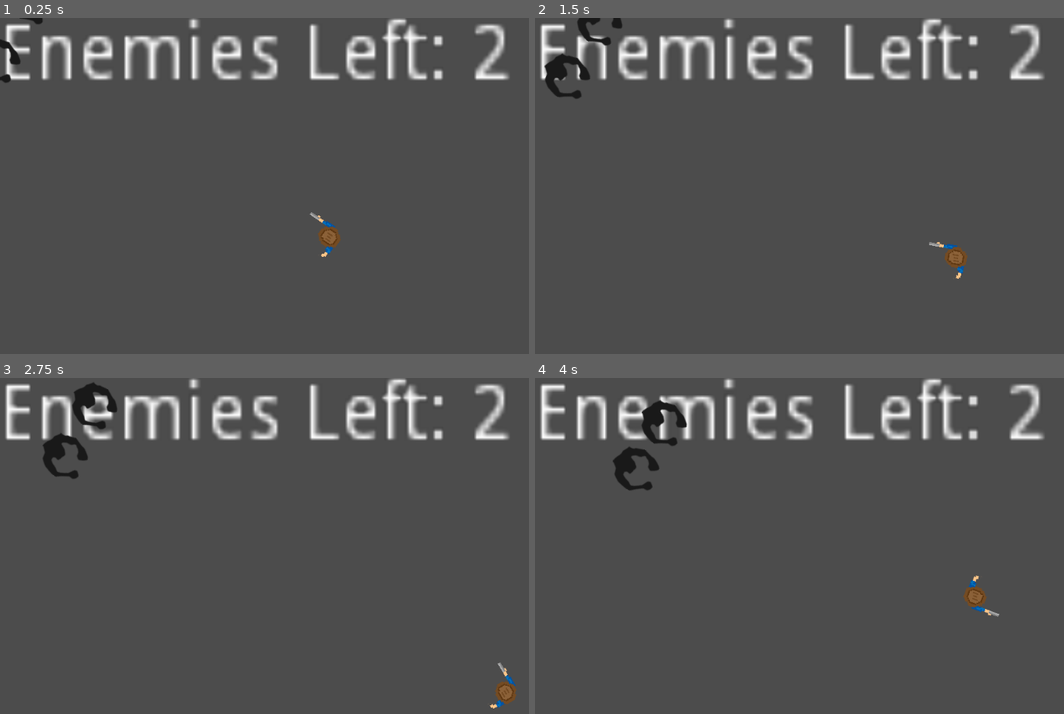
Above: before the commit, frames 1-4 (two rows, left to right).
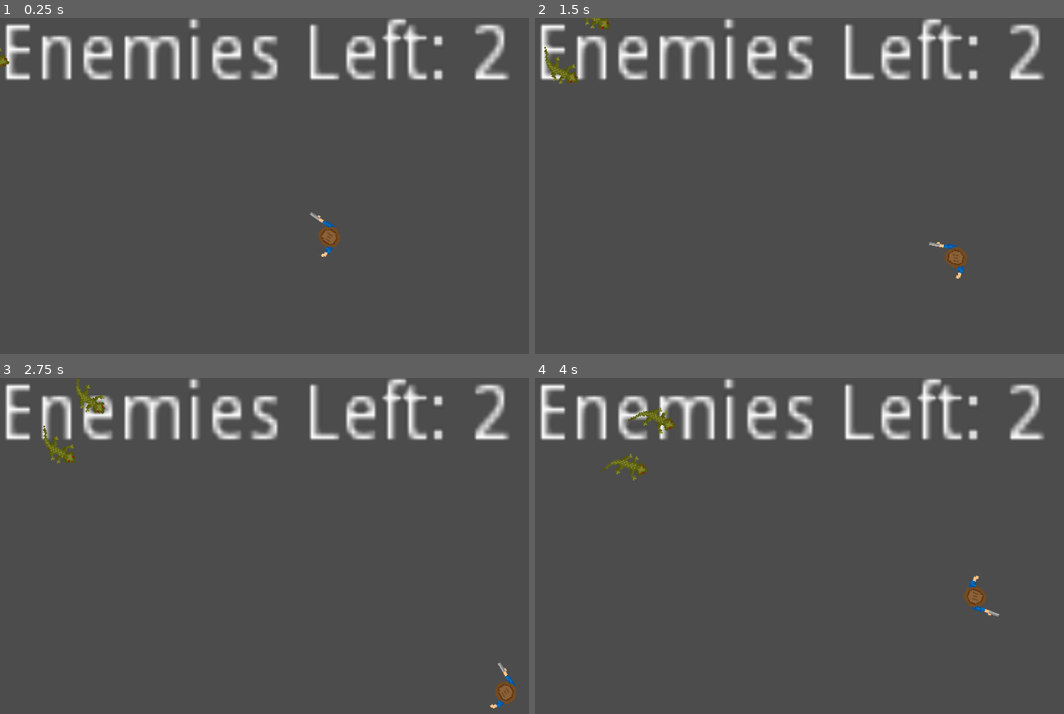
Above: after the commit, the same moments.

Repository: d01000100/rocking_lizard_fandango
Game: Godot game, scene res://World.tscn
Same seed, same stepped clock (60 frames per second), same inputs: the game is played once before the commit and once after it.
Inputs (mouse positions are in pixels of both pictures, inside the frame that each line leads up to):
- Up to frame 1 (0.25 s): no input
- Up to frame 2 (1.5 s): move the mouse to (984, 182) at 0.52 s; hold D (move_right) 0.53-1.28 s; click (984, 182) at 0.6 s; move the mouse to (725, 219) at 1.27 s; hold S (move_down) from 1.28 s (still down); click (725, 219) at 1.35 s
- Up to frame 3 (2.75 s): move the mouse to (375, 482) at 2.02 s; release S (move_down) at 2.03 s; hold D (move_right) from 2.03 s (still down); click (375, 482) at 2.1 s
- Up to frame 4 (4 s): move the mouse to (815, 633) at 2.77 s; release D (move_right) at 2.78 s; hold W (move_up) 2.78-3.53 s; click (815, 633) at 2.85 s; move the mouse to (1037, 616) at 3.52 s; hold A (move_left) from 3.53 s (still down); click (1037, 616) at 3.6 s

The runs differ from the first frame. In frame 1, 0.3% of the frame differs, in the area x 0-9%, y 0-20%; in frame 2, 1.0%; in frame 3, 1.3%, in the area x 8-23%, y 0-31%; in frame 4, 1.3%.

Commit message:
lizard animation

Diff:
--- a/Zombie.tscn
+++ b/Zombie.tscn
@@ -1,10 +1,19 @@
-[gd_scene load_steps=4 format=2]
+[gd_scene load_steps=6 format=2]
 
 [ext_resource path="res://Zombie.gd" type="Script" id=1]
-[ext_resource path="res://zombie.png" type="Texture" id=2]
+[ext_resource path="res://Assets/lizard_sprite1.png" type="Texture" id=2]
+[ext_resource path="res://Assets/lizard_sprite2.png" type="Texture" id=3]
 
 [sub_resource type="CircleShape2D" id=1]
 radius = 30.0
+
+[sub_resource type="SpriteFrames" id=2]
+animations = [ {
+"frames": [ ExtResource( 2 ), ExtResource( 3 ) ],
+"loop": true,
+"name": "default",
+"speed": 6.0
+} ]
 
 [node name="Zombie" type="KinematicBody2D"]
 scale = Vector2( 1.17963, 1.17963 )
@@ -13,10 +22,12 @@
 [node name="CollisionShape2D" type="CollisionShape2D" parent="."]
 shape = SubResource( 1 )
 
-[node name="Sprite" type="Sprite" parent="."]
-position = Vector2( 12.7109, 2.38329 )
-texture = ExtResource( 2 )
-
 [node name="RayCast2D" type="RayCast2D" parent="."]
 enabled = true
 cast_to = Vector2( 50, 0 )
+
+[node name="AnimatedSprite" type="AnimatedSprite" parent="."]
+rotation = 1.5708
+scale = Vector2( 2.20281, 2.20281 )
+frames = SubResource( 2 )
+playing = true
Binary file added: Assets/lizard_sprite1.png
Not shown, added: Assets/lizard_sprite1.png.import
Binary file added: Assets/lizard_sprite2.png
Not shown, added: Assets/lizard_sprite2.png.import
